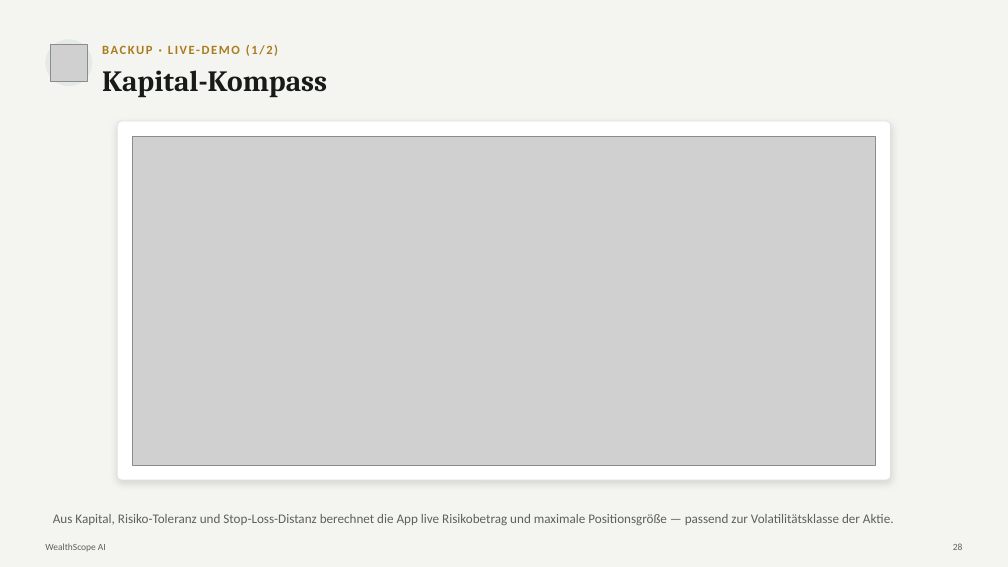
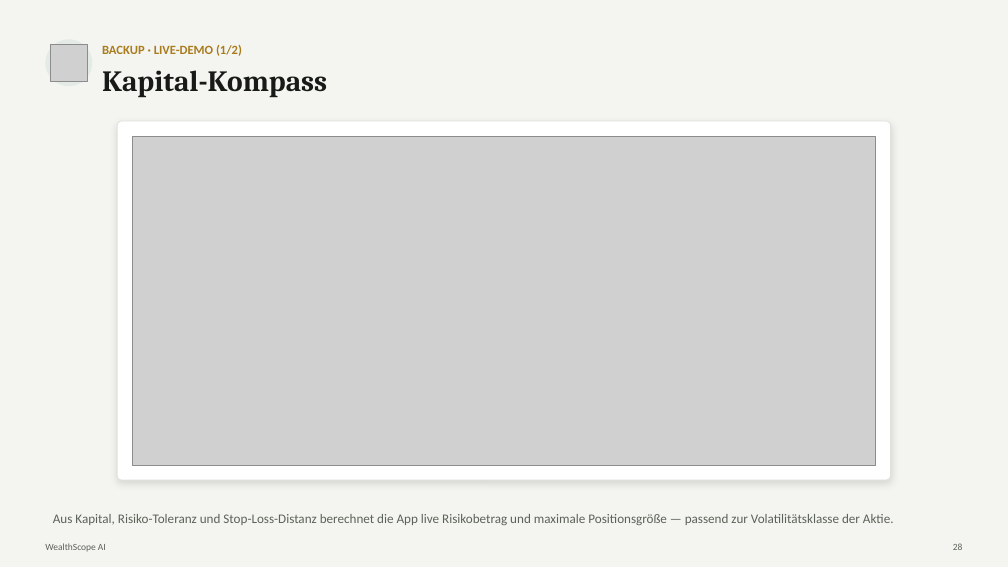
Before and after one commit to fedansoufiane-commits/forexscope-ai, a slide deck: slide 28 of Präsentation/WealthScope_Praesentation.pptx. Drawn at 1008x567 pixels with LibreOffice and Linux fonts; fonts in the diff are those of the drawing; grey boxes stand for pictures. Boxes give left, top, right and bottom in pixels: in the first picture for what was removed or moved away, otherwise in the second. Text is boxed around its words. In the diff, an @@ line names an element or a change of style, - is before the commit and + after.

```diff
--- a/Präsentation/WealthScope_Praesentation.pptx
+++ b/Präsentation/WealthScope_Praesentation.pptx
@@ text "BACKUP · LIVE-DEMO (1/2)" at bbox=[102, 45, 242, 56]: letter spacing 1.5 to 0 pt @@
```
Also in this commit, not shown: 29 other slides changed, 28 other files.
